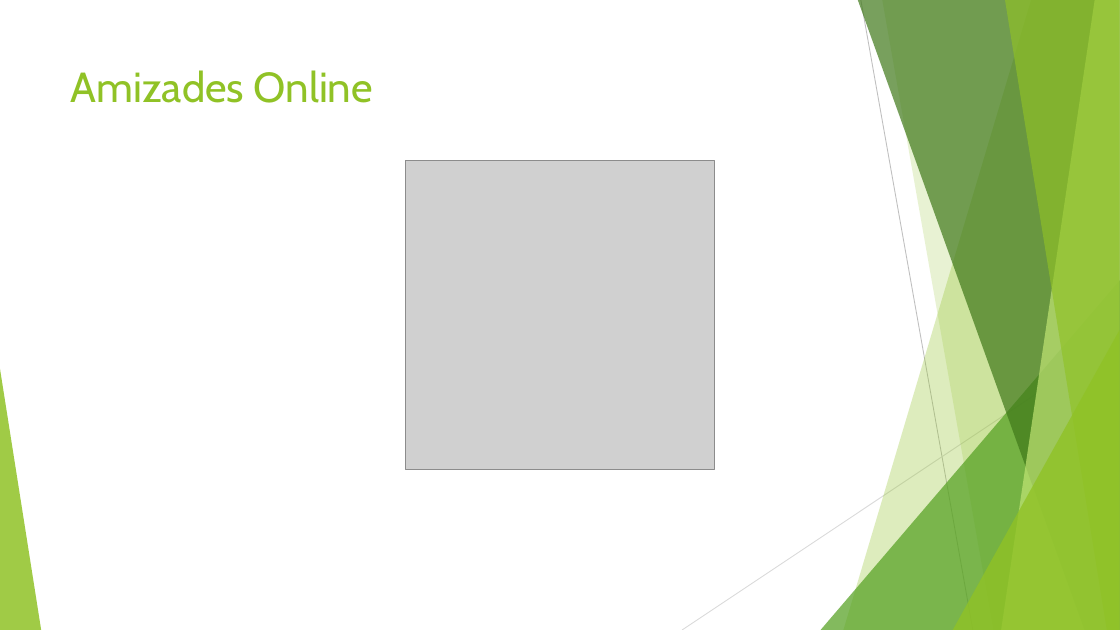
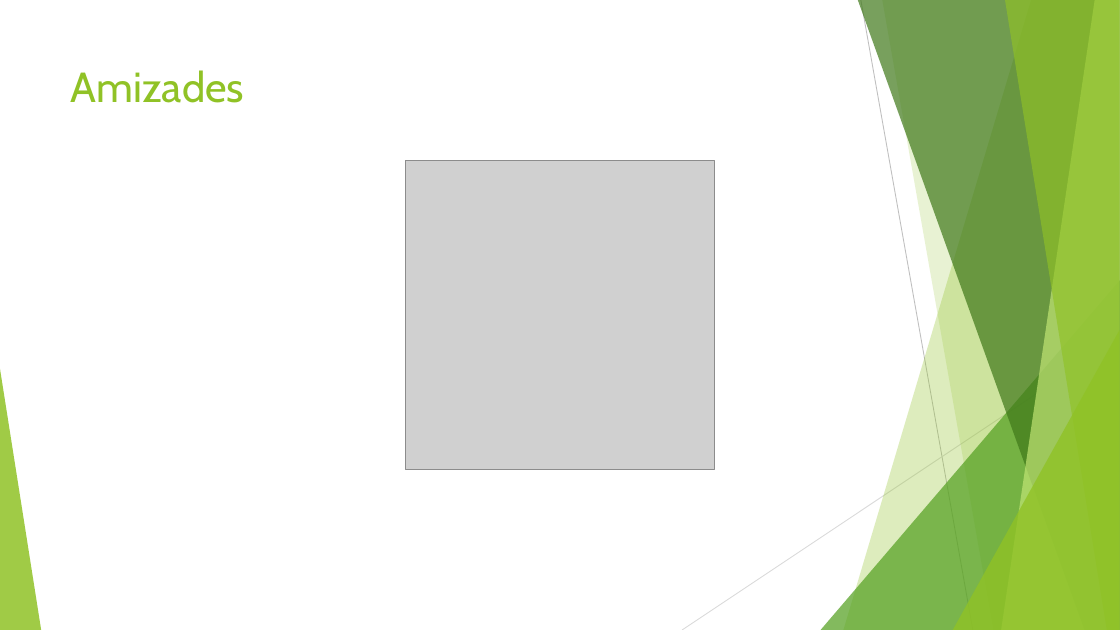
Before and after one commit to sitavares/projeto_individual_sptech, a slide deck: slide 4 of ppt/Projeto Individual.pptx. Drawn at 1120x630 pixels with LibreOffice and Linux fonts; fonts in the diff are those of the drawing; grey boxes stand for pictures. Boxes give left, top, right and bottom in pixels: in the first picture for what was removed or moved away, otherwise in the second. Text is boxed around its words. In the diff, an @@ line names an element or a change of style, - is before the commit and + after.

```diff
--- a/ppt/Projeto Individual.pptx
+++ b/ppt/Projeto Individual.pptx
@@ title at (71, 70, 245, 103): text changed @@
-Amizades Online
+Amizades
```
Also in this commit, not shown: 3 other slides changed, 2 other files.
